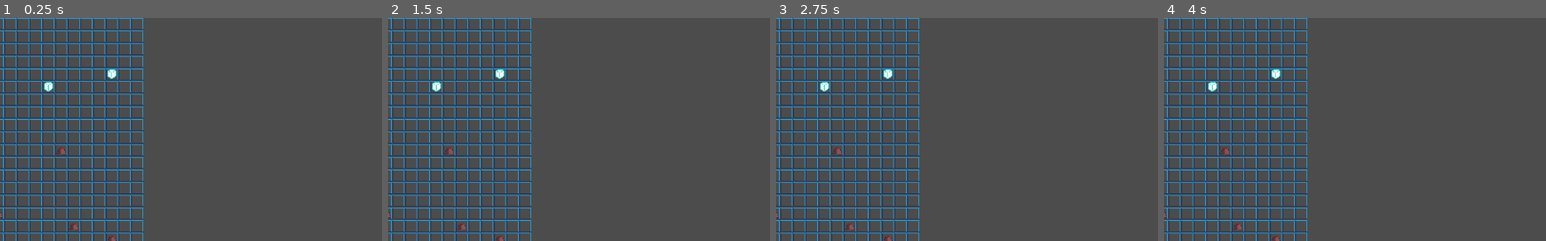
Above: before the commit, frames 1-4 (left to right).
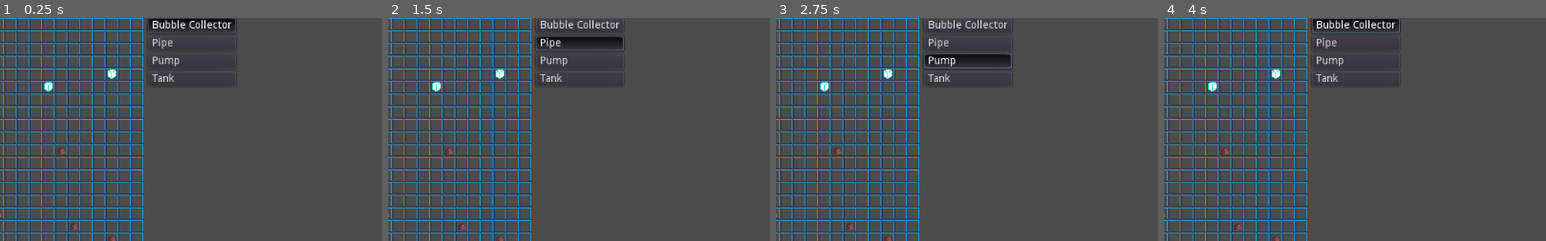
Above: after the commit, the same moments.

Repository: CloneDeath/Bubbletorio
Game: Godot game, scene res://Main.tscn
Same seed, same stepped clock (60 frames per second), same inputs: the game is played once before the commit and once after it.
Inputs (mouse positions are % of the whole screen's width and height, from its top left):
- Up to frame 1 (0.25 s): no input
- Up to frame 2 (1.5 s): click (64, 2) at 0.5 s, where only the run after the commit has a clickable "Bubble Collector"; click (64, 6) at 1.25 s, where only the run after the commit has a clickable "Pipe"
- Up to frame 3 (2.75 s): click (64, 10) at 2 s, where only the run after the commit has a clickable "Pump"
- Up to frame 4 (4 s): click (64, 14) at 2.75 s, where only the run after the commit has a clickable "Tank"; click (64, 2) at 3.5 s, where only the run after the commit has a clickable "Bubble Collector"
The pictures show only the part of the screen within x 39-89%, y 0-50%; the shares and areas given below are measured in that part.

The runs differ from the first frame. In frame 1, 1.5% of the frame differs, in the area x 38-62%, y 0-29%; in frame 2, 1.9%; in frame 3, 2.0%; in frame 4, 1.7%.

Commit message:
Organized tiles into natural and man-made. Made tiles clickable. Started work on UI and manmade tiles.

Diff:
--- a/Game.tscn
+++ b/Game.tscn
@@ -1,7 +1,60 @@
-[gd_scene load_steps=2 format=2]
+[gd_scene load_steps=3 format=2]
 
 [ext_resource path="res://TileGrid.tscn" type="PackedScene" id=1]
+
+[sub_resource type="ButtonGroup" id=1]
 
 [node name="Game" type="Node2D"]
 
 [node name="TileGrid" parent="." instance=ExtResource( 1 )]
+
+[node name="Control" type="Control" parent="."]
+anchor_right = 1.0
+anchor_bottom = 1.0
+margin_left = 600.0
+margin_right = 1024.0
+margin_bottom = 600.0
+
+[node name="HBoxContainer" type="HBoxContainer" parent="Control"]
+anchor_right = 1.0
+anchor_bottom = 1.0
+
+[node name="VBoxContainer" type="VBoxContainer" parent="Control/HBoxContainer"]
+margin_right = 118.0
+margin_bottom = 600.0
+
+[node name="ButtonBubble" type="Button" parent="Control/HBoxContainer/VBoxContainer"]
+margin_right = 118.0
+margin_bottom = 20.0
+toggle_mode = true
+pressed = true
+group = SubResource( 1 )
+text = "Bubble Collector"
+align = 0
+
+[node name="ButtonPipe" type="Button" parent="Control/HBoxContainer/VBoxContainer"]
+margin_top = 24.0
+margin_right = 118.0
+margin_bottom = 44.0
+toggle_mode = true
+group = SubResource( 1 )
+text = "Pipe"
+align = 0
+
+[node name="ButtonPump" type="Button" parent="Control/HBoxContainer/VBoxContainer"]
+margin_top = 48.0
+margin_right = 118.0
+margin_bottom = 68.0
+toggle_mode = true
+group = SubResource( 1 )
+text = "Pump"
+align = 0
+
+[node name="ButtonTank" type="Button" parent="Control/HBoxContainer/VBoxContainer"]
+margin_top = 72.0
+margin_right = 118.0
+margin_bottom = 92.0
+toggle_mode = true
+group = SubResource( 1 )
+text = "Tank"
+align = 0
--- a/TileGrid.gd
+++ b/TileGrid.gd
@@ -1,13 +1,15 @@
 extends Node2D
+
+signal tile_clicked(tile);
 
 export var Size:Vector2 = Vector2(35, 35);
 export var TileSize:Vector2 = Vector2(16, 16);
 export var TileSeparation:Vector2 = Vector2(1, 1);
 
-var tile_brine = preload("res://Tiles/BrinePool/BrinePool.tscn");
+var tile_brine = preload("res://Tiles/Natural/BrinePool/BrinePool.tscn");
 var tile_empty = preload("res://Tiles/Empty/Empty.tscn");
-var tile_ice = preload("res://Tiles/Ice/Ice.tscn");
-var tile_vent = preload("res://Tiles/Vent/Vent.tscn");
+var tile_ice = preload("res://Tiles/Natural/Ice/Ice.tscn");
+var tile_vent = preload("res://Tiles/Natural/Vent/Vent.tscn");
 
 func _ready():
 	for x in range(Size.x):
@@ -15,7 +17,11 @@
 			var coord = Vector2(x, y);
 			var tile = _get_random_tile(y).instance();
 			tile.position = coord_to_position(coord);
+			tile.connect("tile_clicked", self, "tile_clicked");
 			add_child(tile);
+
+func tile_clicked(tile):
+	emit_signal("tile_clicked", tile);
 
 func _get_tile_selection(y: int):
 	if (y <= Size.y * 1 / 4): return [tile_ice];
--- /dev/null
+++ b/Tiles/BaseTile.gd
@@ -0,0 +1,19 @@
+extends Node2D
+
+signal tile_clicked(tile);
+
+func _input(event):
+	var mouseEvent = event as InputEventMouse;
+	if (mouseEvent == null): return;
+
+	if (_event_should_trigger_click_event(event)):
+		var bounds := Rect2(position-Vector2(8,8), Vector2(16, 16));
+		if (bounds.has_point(mouseEvent.position)):
+			tile_clicked();
+
+func _event_should_trigger_click_event(event: InputEventMouse):
+	if (event.is_action_released("tile_click")): return false;
+	return Input.is_action_pressed("tile_click");
+
+func tile_clicked():
+	emit_signal("tile_clicked", self);
--- a/Tiles/BaseTile.tscn
+++ b/Tiles/BaseTile.tscn
@@ -1,10 +1,12 @@
-[gd_scene load_steps=2 format=2]
+[gd_scene load_steps=3 format=2]
 
-[ext_resource path="res://Tiles/Outline.png" type="Texture" id=1]
+[ext_resource path="res://Tiles/BaseTile.gd" type="Script" id=1]
+[ext_resource path="res://Tiles/Outline.png" type="Texture" id=2]
 
 [node name="BaseTile" type="Node2D"]
+script = ExtResource( 1 )
 
 [node name="Sprite" type="Sprite" parent="."]
 
 [node name="Outline" type="Sprite" parent="."]
-texture = ExtResource( 1 )
+texture = ExtResource( 2 )
--- a/Tiles/Vent/Vent.tscn
+++ b/Tiles/Natural/BrinePool/BrinePool.tscn
@@ -1,9 +1,9 @@
 [gd_scene load_steps=3 format=2]
 
 [ext_resource path="res://Tiles/BaseTile.tscn" type="PackedScene" id=1]
-[ext_resource path="res://Tiles/Vent/Vent.png" type="Texture" id=2]
+[ext_resource path="res://Tiles/Natural/BrinePool/BrinePool.png" type="Texture" id=2]
 
-[node name="Vent" index="0" instance=ExtResource( 1 )]
+[node name="BrinePool" index="0" instance=ExtResource( 1 )]
 
 [node name="Sprite" parent="." index="0"]
 texture = ExtResource( 2 )
--- a/Tiles/BrinePool/BrinePool.tscn
+++ b/Tiles/Natural/Ice/Ice.tscn
@@ -1,9 +1,9 @@
 [gd_scene load_steps=3 format=2]
 
 [ext_resource path="res://Tiles/BaseTile.tscn" type="PackedScene" id=1]
-[ext_resource path="res://Tiles/BrinePool/BrinePool.png" type="Texture" id=2]
+[ext_resource path="res://Tiles/Natural/Ice/Ice.png" type="Texture" id=2]
 
-[node name="BrinePool" index="0" instance=ExtResource( 1 )]
+[node name="Ice" index="0" instance=ExtResource( 1 )]
 
 [node name="Sprite" parent="." index="0"]
 texture = ExtResource( 2 )
--- a/Tiles/Ice/Ice.tscn
+++ b/Tiles/Natural/Vent/Vent.tscn
@@ -1,9 +1,9 @@
 [gd_scene load_steps=3 format=2]
 
 [ext_resource path="res://Tiles/BaseTile.tscn" type="PackedScene" id=1]
-[ext_resource path="res://Tiles/Ice/Ice.png" type="Texture" id=2]
+[ext_resource path="res://Tiles/Natural/Vent/Vent.png" type="Texture" id=2]
 
-[node name="Ice" index="0" instance=ExtResource( 1 )]
+[node name="Vent" index="0" instance=ExtResource( 1 )]
 
 [node name="Sprite" parent="." index="0"]
 texture = ExtResource( 2 )
--- a/project.godot
+++ b/project.godot
@@ -48,6 +48,14 @@
 "svg/scale": 1.0
 }
 
+[input]
+
+tile_click={
+"deadzone": 0.5,
+"events": [ Object(InputEventMouseButton,"resource_local_to_scene":false,"resource_name":"","device":-1,"alt":false,"shift":false,"control":false,"meta":false,"command":false,"button_mask":0,"position":Vector2( 0, 0 ),"global_position":Vector2( 0, 0 ),"factor":1.0,"button_index":1,"pressed":false,"doubleclick":false,"script":null)
+ ]
+}
+
 [rendering]
 
 quality/driver/driver_name="GLES2"
Binary file added: Tiles/Manmade/BubbleCollector/BubbleCollector.aseprite
Binary file added: Tiles/Manmade/BubbleCollector/BubbleCollector.png
Not shown, added: Tiles/Manmade/BubbleCollector/BubbleCollector.png.import
Binary file added: Tiles/Manmade/Pipe/Pipe.aseprite
Binary file added: Tiles/Manmade/Pipe/Pipe.png
Not shown, changed: Tiles/Manmade/Pipe/Pipe.png.import
Binary file added: Tiles/Manmade/Pump/Pump.aseprite
Binary file added: Tiles/Manmade/Pump/Pump.png
Not shown, changed: Tiles/Manmade/Pump/Pump.png.import
Binary file added: Tiles/Manmade/Tank/Tank.aseprite
Binary file added: Tiles/Manmade/Tank/Tank.png
Not shown, added: Tiles/Manmade/Tank/Tank.png.import
(and 9 more such lines)
